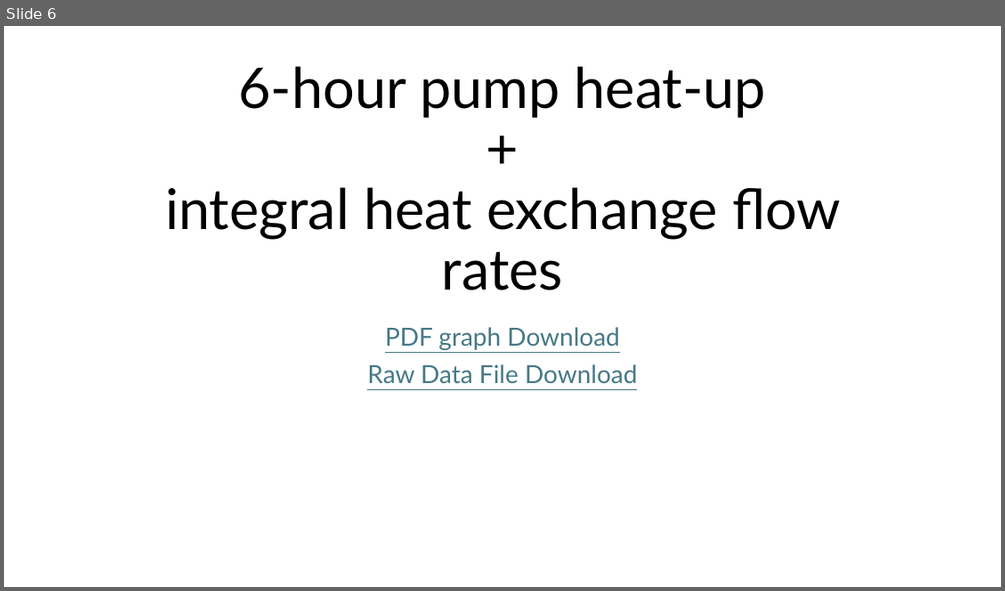
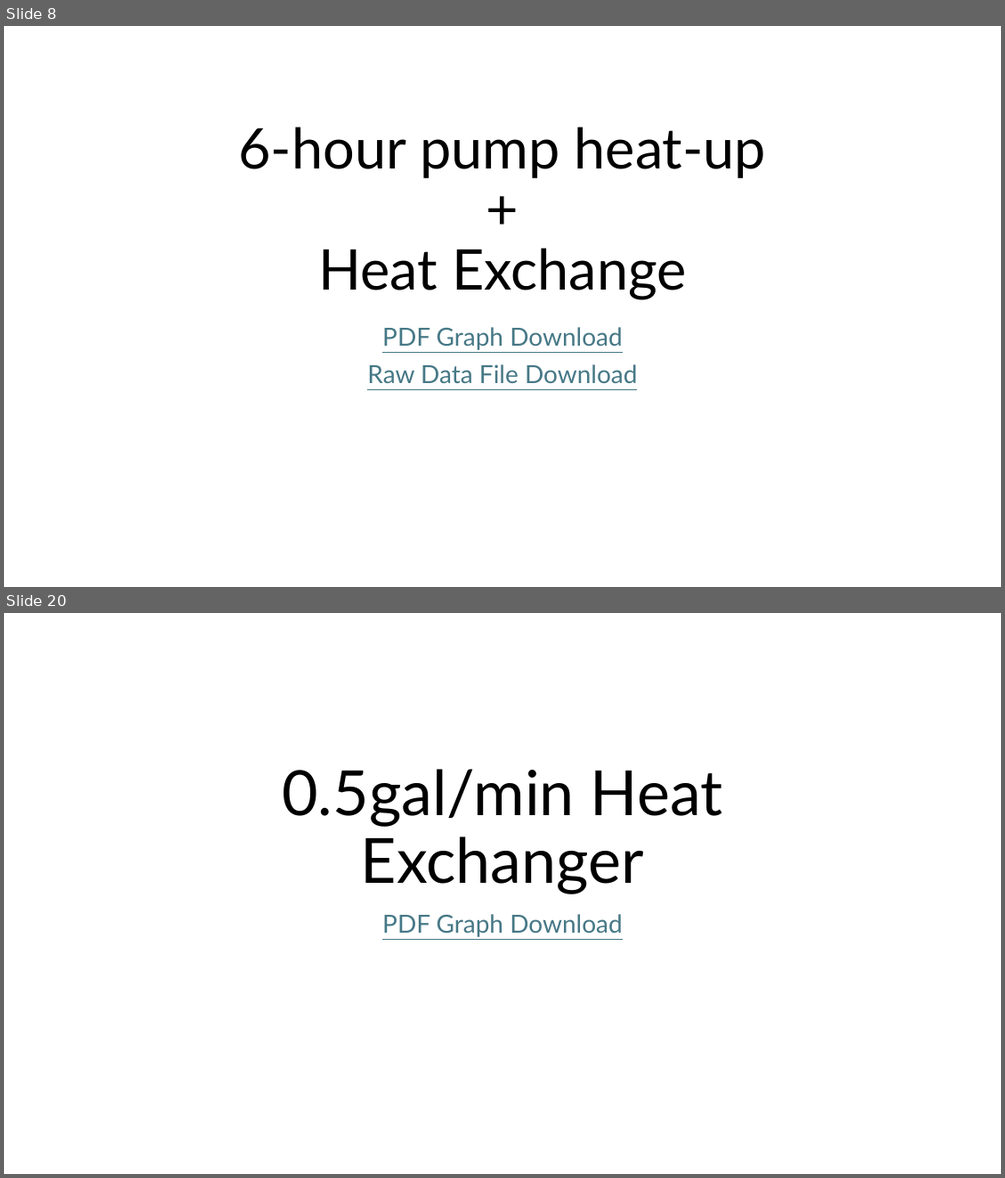
Before and after one commit to ARTS-Laboratory/thermal-loop, a slide deck: resources/Thermal_loop_data/Thermal Loop Data Graphs.pptx. Shown one above the other, each under a label of ours: slide 6 before the commit, slides 8 and 20 after it; the slides between them are not shown. The pictures are 1005x591 and 1005x1178 pixels, drawn with LibreOffice and Linux fonts; fonts in the diff are those of the drawing. Boxes give left, top, right and bottom in pixels: in the first picture for what was removed or moved away, otherwise in the second. Text is boxed around its words. In the diff, an @@ line names an element or a change of style, - is before the commit and + after.

```diff
--- a/resources/Thermal_loop_data/Thermal Loop Data Graphs.pptx
+++ b/resources/Thermal_loop_data/Thermal Loop Data Graphs.pptx
@@ slide 20 added at [4,613,1001,1174], background #FFFFFF @@
@@ title added at [282,769,723,894], 60 pt, text #000000 @@
+0.5gal/min Heat Exchanger
@@ subtitle added at [382,914,622,937], 24 pt, text #467886, underline @@
+PDF Graph Download
@@ what was slide 6 is now slide 8 @@
@@ slide 8 changed as well @@
@@ title at [238,127,767,300]: text changed @@
-6-hour pump heat-up
-+
-integral heat exchange flow rates
+6-hour pump heat-up
++
+Heat Exchange
@@ subtitle at [382,327,622,350]: text changed @@
-PDF graph Download
+PDF Graph Download
```
Also in this commit, not shown: 2 other slides changed, 15 other slides added.
